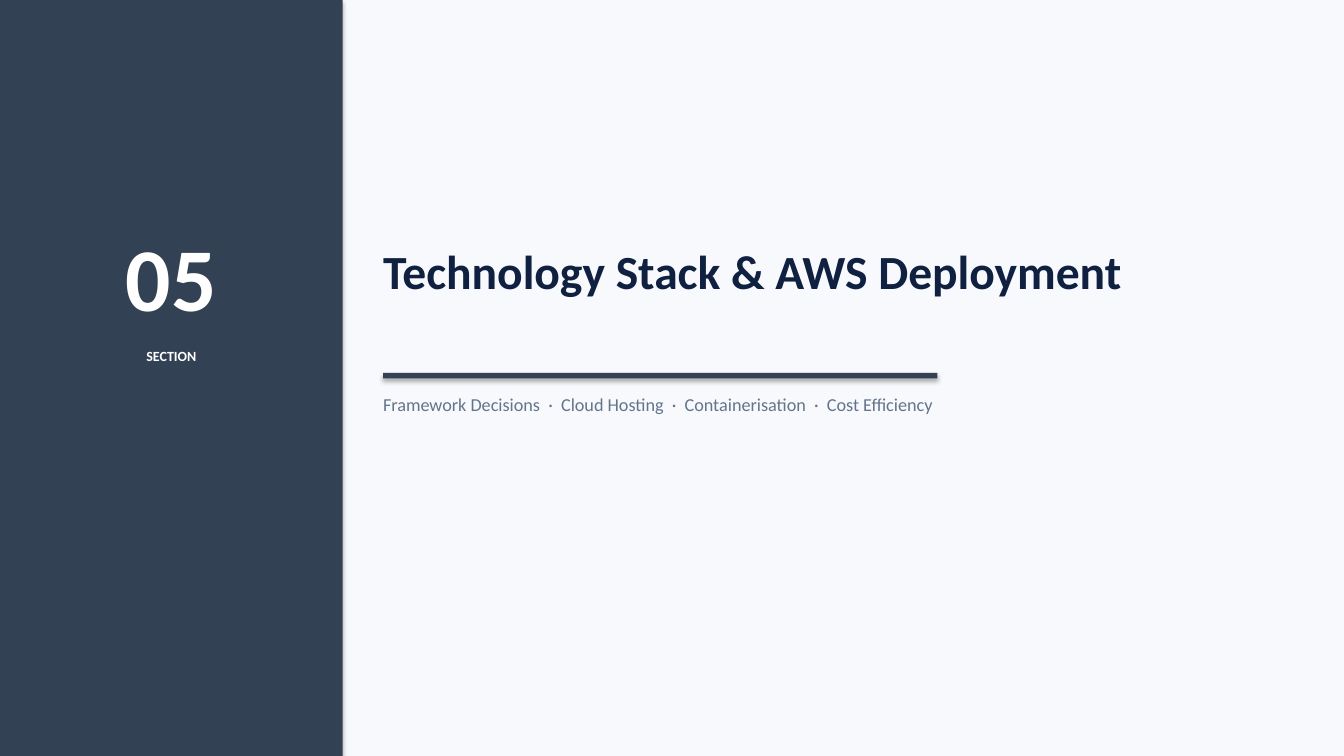
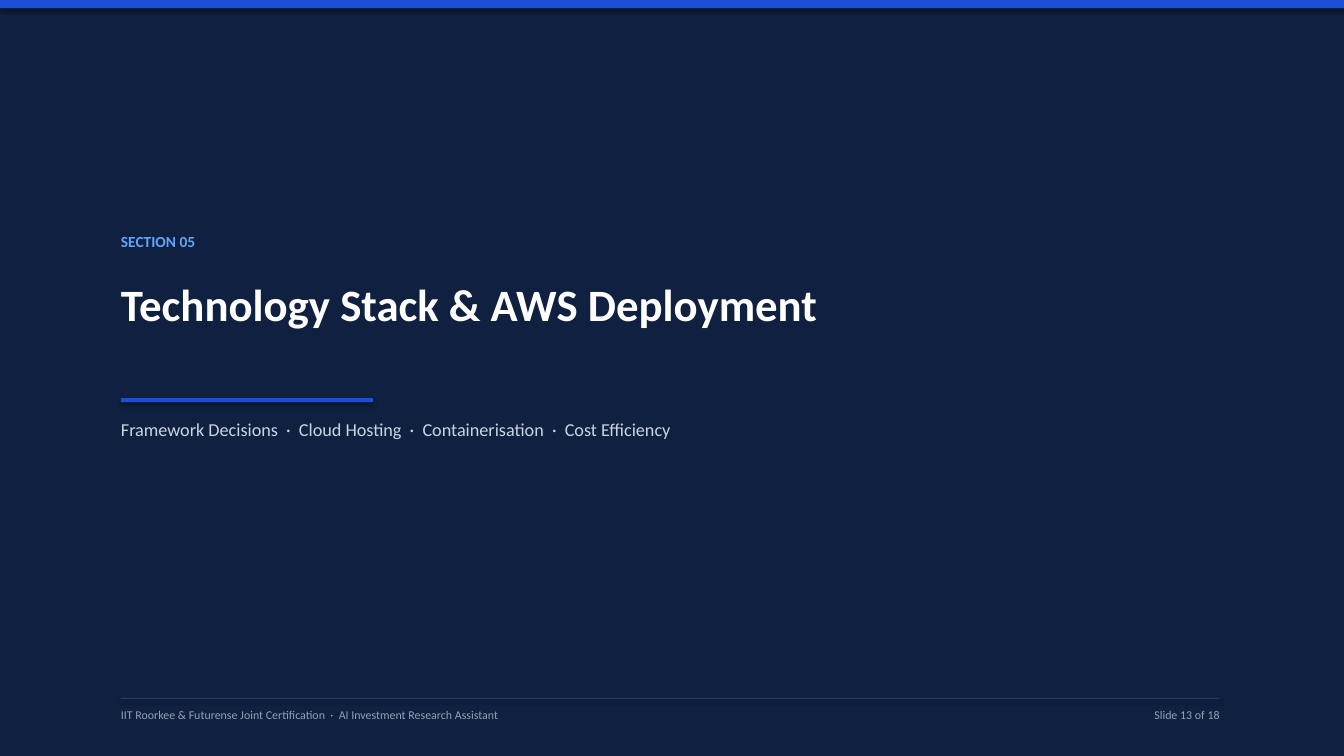
Before and after one commit to SagarTrimukhe/ai-investment-research-assistant, a slide deck: slide 13 of CAPSTONE_PROJECT_PRESENTATION.pptx. Drawn at 1344x756 pixels with LibreOffice and Linux fonts; fonts in the diff are those of the drawing. Boxes give left, top, right and bottom in pixels: in the first picture for what was removed or moved away, otherwise in the second. Text is boxed around its words. In the diff, an @@ line names an element or a change of style, - is before the commit and + after.

Commit message:
design: streamline presentation to clean, simple bullet format with executive styling

```diff
--- a/CAPSTONE_PROJECT_PRESENTATION.pptx
+++ b/CAPSTONE_PROJECT_PRESENTATION.pptx
@@ rectangle at [0, 0, 1344, 756]: fill #F7F9FC to #0F2040 @@
@@ rectangle removed at [0, 0, 343, 756] @@
@@ rectangle added at [0, 0, 1344, 8], fill #1D4ED8 @@
@@ text at [121, 237, 196, 247]: text changed; size 64 to 11 pt; text colour #FFFFFF to #60A5FA @@
-05
+SECTION 05
@@ text "Technology Stack & AWS Deployment": place and size @@
-text "Technology Stack & AWS Deployment" at [383, 255, 1121, 297]
+text "Technology Stack & AWS Deployment" at [121, 289, 817, 329]
@@ text "Technology Stack & AWS Deployment" at [121, 289, 817, 329]: size 34 to 32 pt, text colour #0F2040 to #FFFFFF @@
@@ text removed at [146, 352, 196, 361] @@
-SECTION
@@ rectangle removed at [383, 373, 938, 379] @@
@@ text "Framework Decisions · Cloud Hosting ...": place and size @@
-text "Framework Decisions · Cloud Hosting ..." at [383, 398, 932, 414]
+text "Framework Decisions · Cloud Hosting ..." at [121, 423, 670, 439]
@@ text "Framework Decisions · Cloud Hosting ..." at [121, 423, 670, 439]: text colour #64748B to #CBD5E1 @@
@@ rectangle added at [121, 398, 373, 402], fill #1D4ED8 @@
@@ rectangle added at [121, 698, 1220, 699], fill #1E3A66 @@
@@ text added at [121, 711, 498, 719], 8.5 pt, text #94A3B8 @@
+IIT Roorkee & Futurense Joint Certification · AI Investment Research Assistant
@@ text added at [1154, 711, 1220, 719], 8.5 pt, text #94A3B8 @@
+Slide 13 of 18
```
Also in this commit, not shown: 15 other slides changed, 2 slides added, 2 slides removed.
